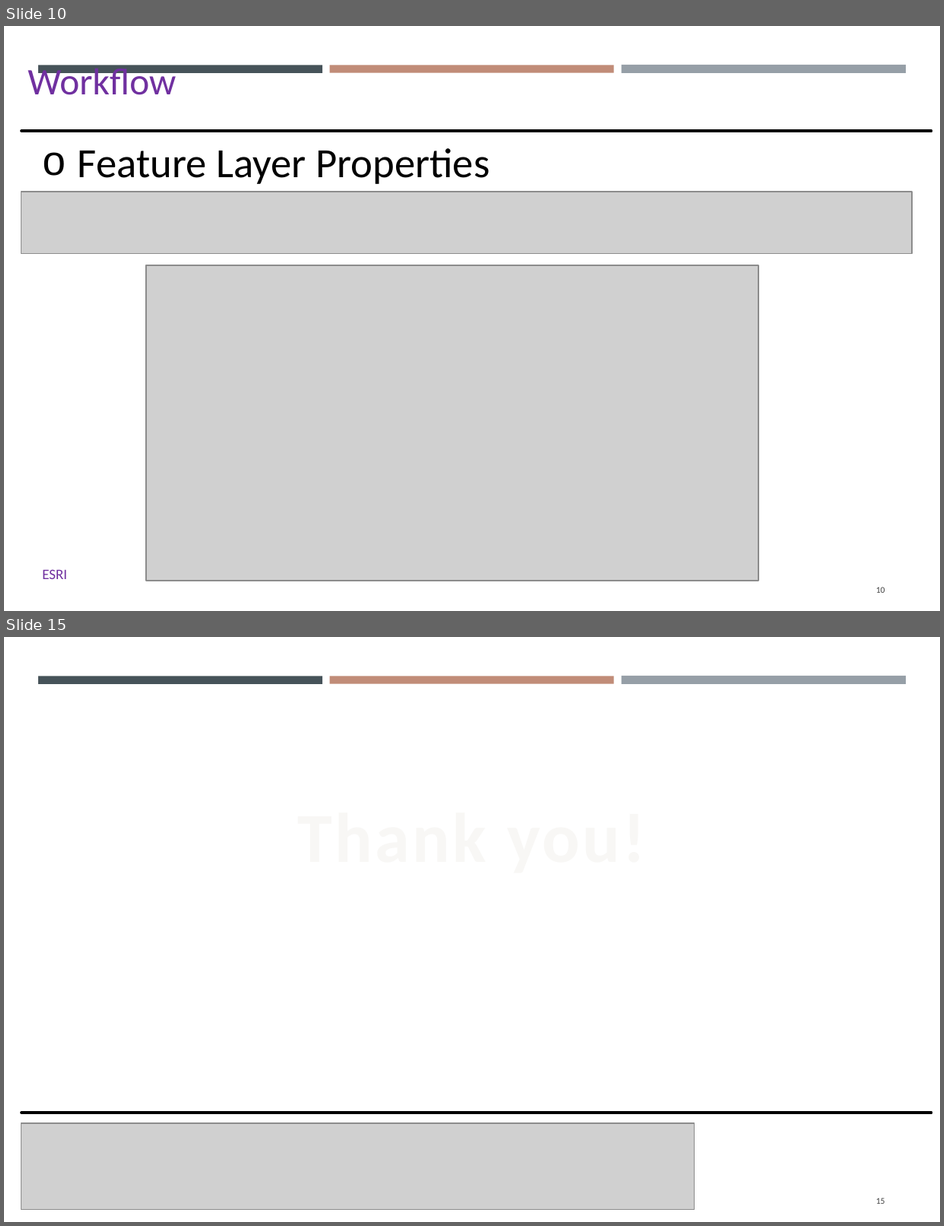
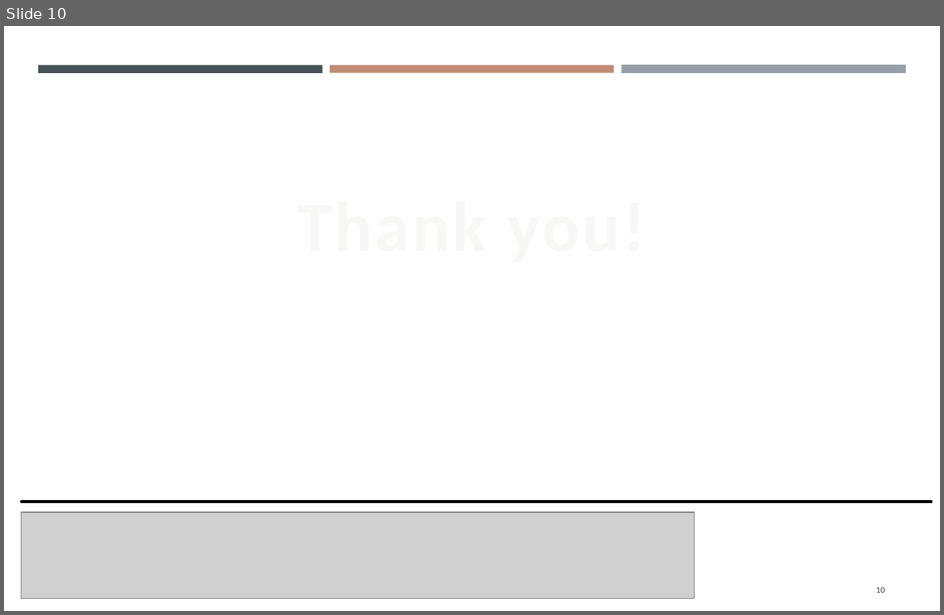
Before and after one commit to gisynw/Field_Techniques, a slide deck: docs/Lectures/Week04/Lecture09_GEOG3319_Suvery123 and Collector.pptx. Shown one above the other, each under a label of ours: slides 10 and 15 before the commit, slide 10 after it; the slides between them are not shown. The pictures are 944x1226 and 944x615 pixels, drawn with LibreOffice and Linux fonts; fonts in the diff are those of the drawing; grey boxes stand for pictures. Boxes give left, top, right and bottom in pixels: in the first picture for what was removed or moved away, otherwise in the second. Text is boxed around its words. In the diff, an @@ line names an element or a change of style, - is before the commit and + after.

```diff
--- a/docs/Lectures/Week04/Lecture09_GEOG3319_Suvery123 and Collector.pptx
+++ b/docs/Lectures/Week04/Lecture09_GEOG3319_Suvery123 and Collector.pptx
@@ slide 10 removed at [4, 26, 940, 611], background #FFFFFF; not listed: 3 template elements that a slide beside it also shows @@
@@ text removed at [28, 65, 176, 95] @@
-Workflow
@@ line removed from (21, 131) to (932, 131) @@
@@ text removed at [78, 148, 490, 184] @@
-o Feature Layer Properties
@@ picture removed at [21, 192, 912, 254] @@
@@ picture removed at [147, 265, 759, 581] @@
@@ text removed at [42, 569, 67, 579] @@
-ESRI
@@ page number removed at [876, 587, 886, 593] @@
-10
@@ what was slide 15 is now slide 10 @@
@@ page number at [876, 587, 886, 593]: text changed @@
-15
+10
```
Also in this commit, not shown: 3 slides changed, 6 slides added, 10 other slides removed, 2 other files.
